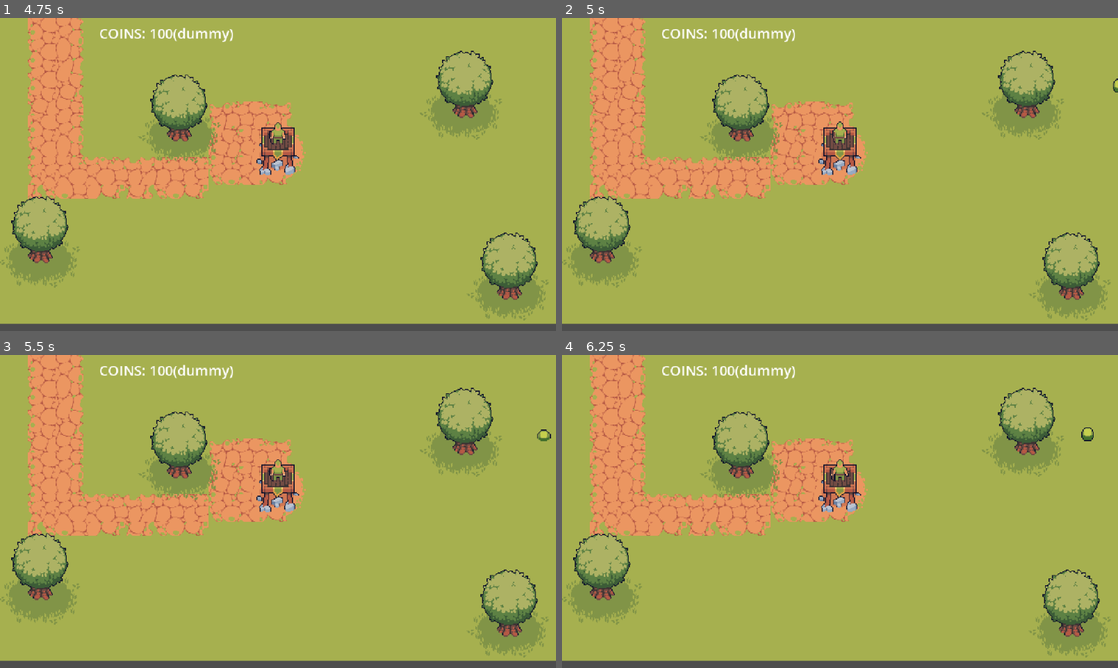
Above: before the commit, frames 1-4 (two rows, left to right).
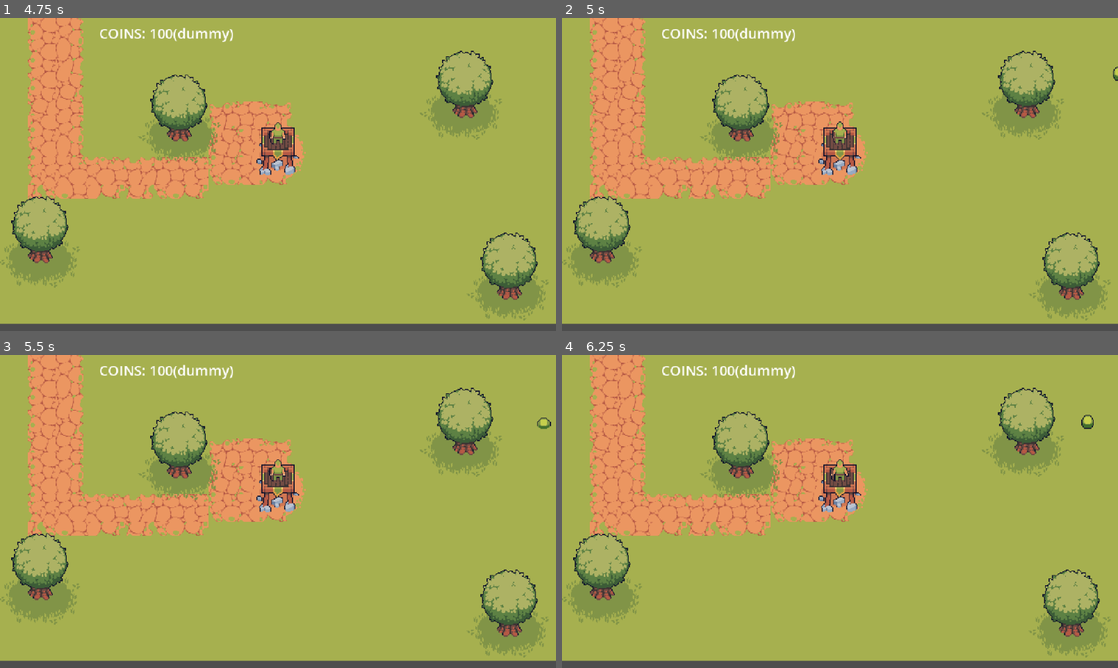
Above: after the commit, the same moments.

Repository: ButbkaDrug/easter_jam_with_ales
Game: Godot game, scene res://dev_main.tscn
The game is run twice, just before and just after one commit, with the same random seed, the same clock (stepped at 60 frames per second) and the same inputs.
Inputs:
- Up to frame 1 (4.75 s): tap Enter at 1.25, 2.75, 4.25 s; tap Space at 2, 3.5 s
- Up to frame 2 (5 s): no input
- Up to frame 3 (5.5 s): tap Space at 5 s
- Up to frame 4 (6.25 s): no input

Frame 1 is identical in both runs. In frame 2, less than 0.1% of the frame differs, in the area x 99-100%, y 15-24%; in frame 3, 0.1%; in frame 4, 0.2%, in the area x 93-96%, y 19-28%.

Commit message:
slime changes

Diff:
--- a/scenes/enemies/slime/slime.tscn
+++ b/scenes/enemies/slime/slime.tscn
@@ -165,9 +165,11 @@
 
 [node name="AnimatedSprite2D" type="AnimatedSprite2D" parent="." unique_id=1657207542]
 y_sort_enabled = true
+position = Vector2(0, -14)
 sprite_frames = SubResource("SpriteFrames_gilck")
 animation = &"death"
 
 [node name="CollisionShape2D" type="CollisionShape2D" parent="." unique_id=1230335199]
-position = Vector2(0, 8)
+y_sort_enabled = true
+position = Vector2(0, -8)
 shape = SubResource("CircleShape2D_5gf84")
